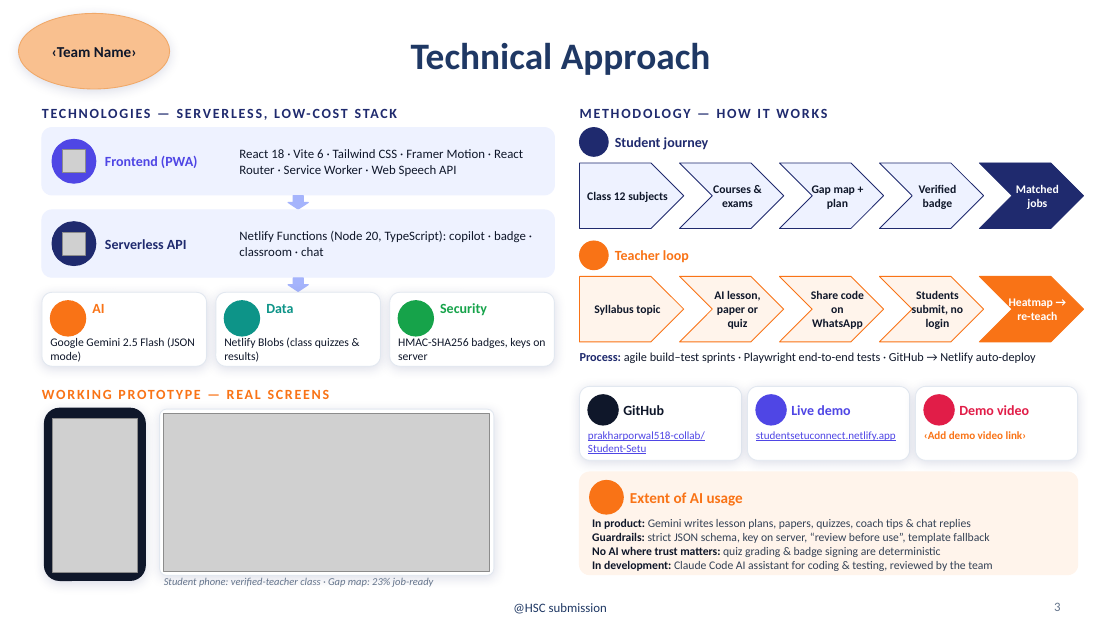
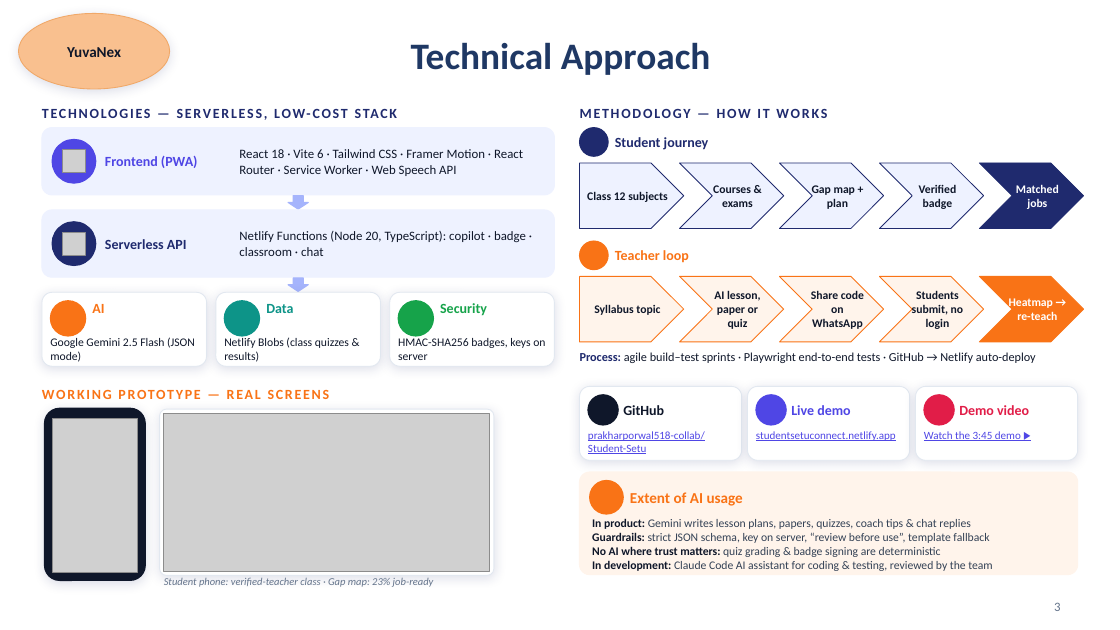
Before and after one commit to prakharporwal518-collab/Student-Setu, a slide deck: slide 3 of hackathon-submission/Student_Setu_HSC.pptx. Drawn at 1120x630 pixels with LibreOffice and Linux fonts; fonts in the diff are those of the drawing; grey boxes stand for pictures; background and template pictures are left out. Boxes give left, top, right and bottom in pixels: in the first picture for what was removed or moved away, otherwise in the second. Text is boxed around its words. In the diff, an @@ line names an element or a change of style, - is before the commit and + after.

```diff
--- a/hackathon-submission/Student_Setu_HSC.pptx
+++ b/hackathon-submission/Student_Setu_HSC.pptx
@@ text at <box>67,47,121,57</box>: text changed @@
-‹Team Name›
+YuvaNex
@@ text at <box>924,431,1021,441</box>: text changed; text colour #F97316 to #4F46E5; bold off @@
-‹Add demo video link›
+Watch the 3:45 demo ▶
@@ text removed at <box>513,603,607,614</box> @@
-@HSC submission
```
Also in this commit, not shown: 6 other slides changed, 2 other files.
